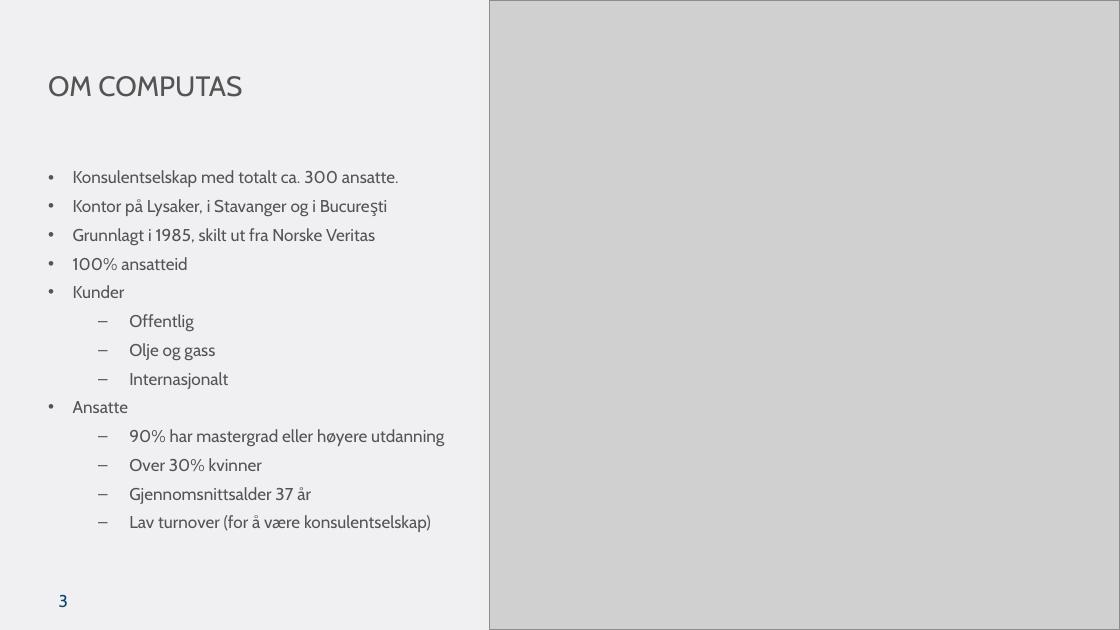
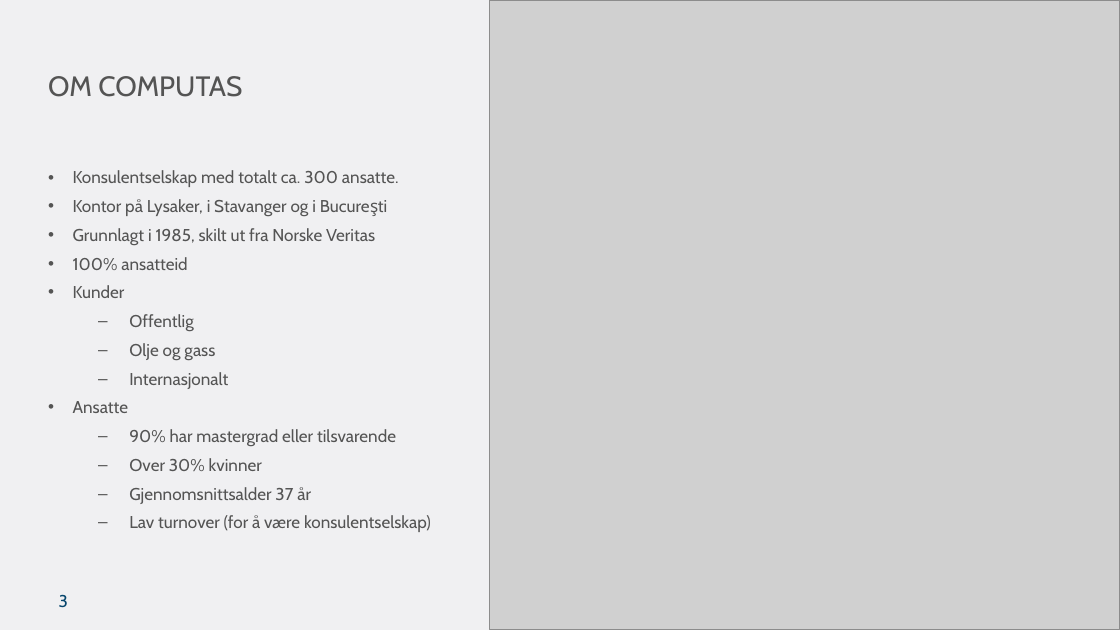
Before and after one commit to ttessem/SemWebKurs, a slide deck: slide 3 of SemWebKursUiB.pptx. Drawn at 1120x630 pixels with LibreOffice and Linux fonts; fonts in the diff are those of the drawing; grey boxes stand for pictures; background and template pictures are left out. Boxes give left, top, right and bottom in pixels: in the first picture for what was removed or moved away, otherwise in the second. Text is boxed around its words. In the diff, an @@ line names an element or a change of style, - is before the commit and + after.

```diff
--- a/SemWebKursUiB.pptx
+++ b/SemWebKursUiB.pptx
@@ text at <box>129,429,396,446</box>: text changed @@
-  – 90% har mastergrad eller høyere utdanning
+  – 90% har mastergrad eller tilsvarende
```
Also in this commit, not shown: 4 other slides changed, 1 other file.
